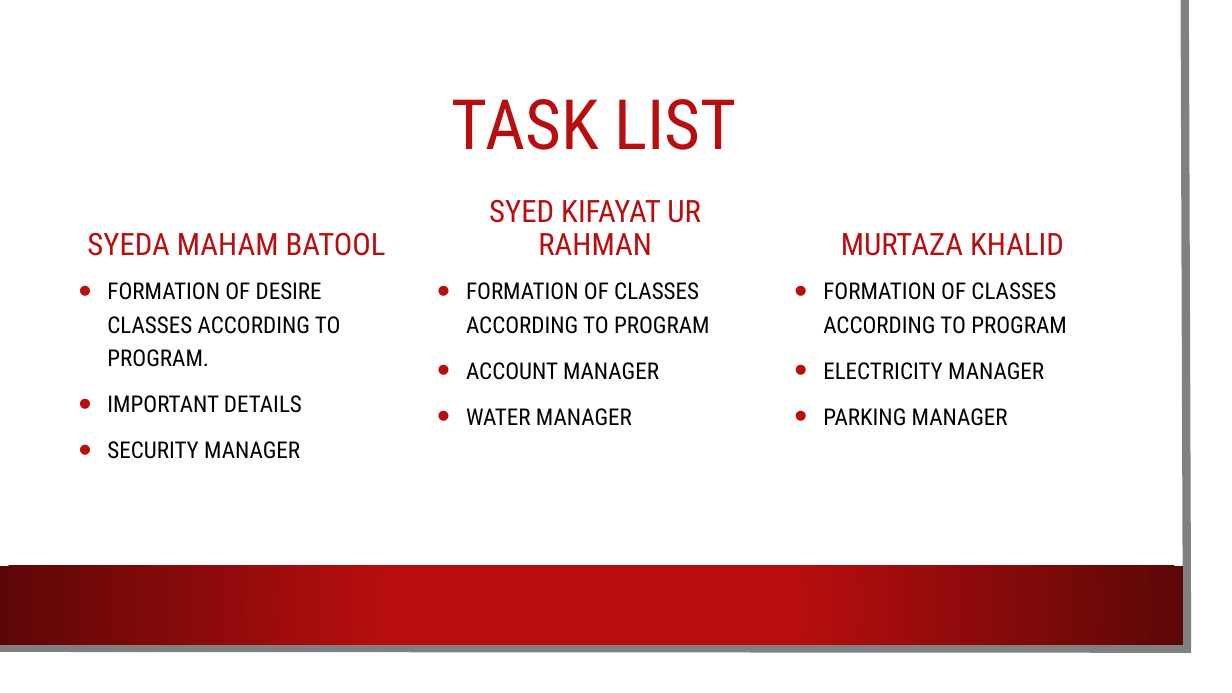
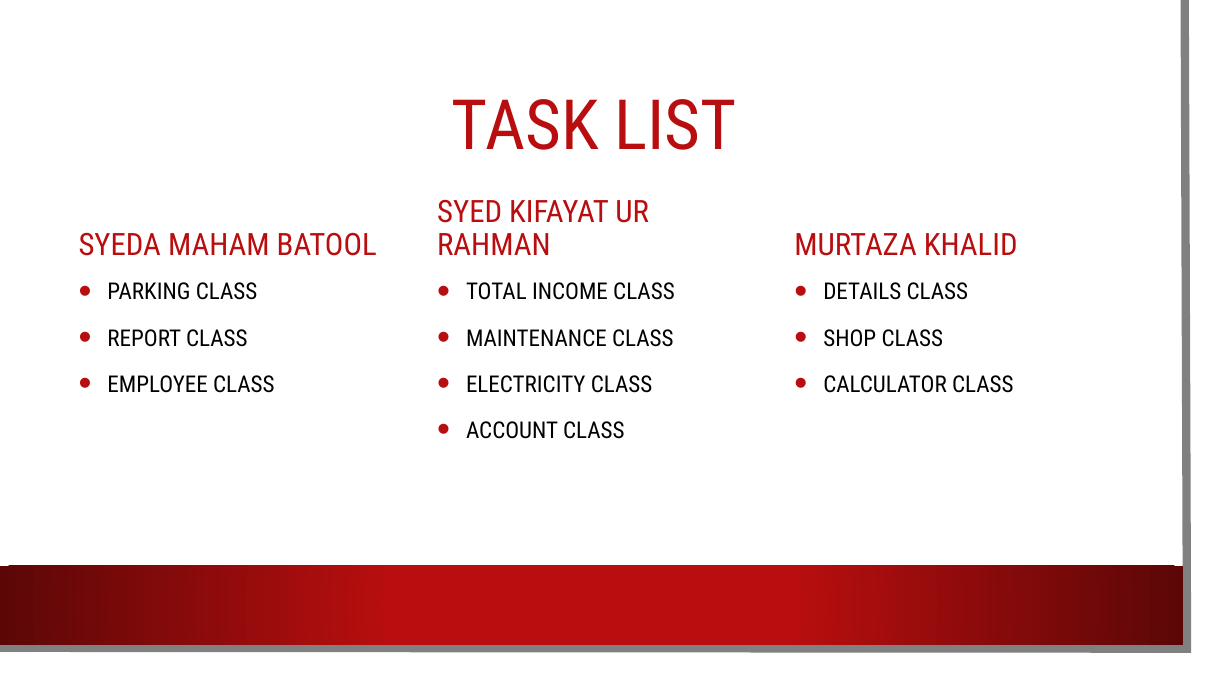
Before and after one commit to SyedKifayat1/OppFinalProject, a slide deck: slide 11 of Opp Project.pptx (slide 13 before the commit). Drawn at 1232x693 pixels with LibreOffice and Linux fonts; fonts in the diff are those of the drawing; background and template pictures are left out. Boxes give left, top, right and bottom in pixels: in the first picture for what was removed or moved away, otherwise in the second. Text is boxed around its words. In the diff, an @@ line names an element or a change of style, - is before the commit and + after.

```diff
--- a/Opp Project.pptx
+++ b/Opp Project.pptx
@@ alignment centre to left in 3 elements at bbox=[79, 232, 377, 256], bbox=[437, 199, 649, 255], bbox=[794, 233, 1018, 256] @@
@@ text at bbox=[107, 282, 275, 393]: text changed @@
-• FORMATION OF DESIRE CLASSES ACCORDING TO PROGRAM.
-• IMPORTANT DETAILS
-• SECURITY MANAGER
+• PARKING CLASS
+• REPORT CLASS
+• EMPLOYEE CLASS
@@ text at bbox=[466, 282, 675, 439]: text changed @@
-• FORMATION OF CLASSES ACCORDING TO PROGRAM
-• ACCOUNT MANAGER
-• WATER MANAGER
+• TOTAL INCOME CLASS
+• MAINTENANCE CLASS
+• ELECTRICITY CLASS
+• ACCOUNT CLASS
@@ text at bbox=[823, 282, 1014, 393]: text changed @@
-• FORMATION OF CLASSES ACCORDING TO PROGRAM
-• ELECTRICITY MANAGER
-• PARKING MANAGER
+• DETAILS CLASS
+• SHOP CLASS
+• CALCULATOR CLASS
```
Also in this commit, not shown: 8 other slides changed, 4 slides added, 5 slides removed, 45 other files.
